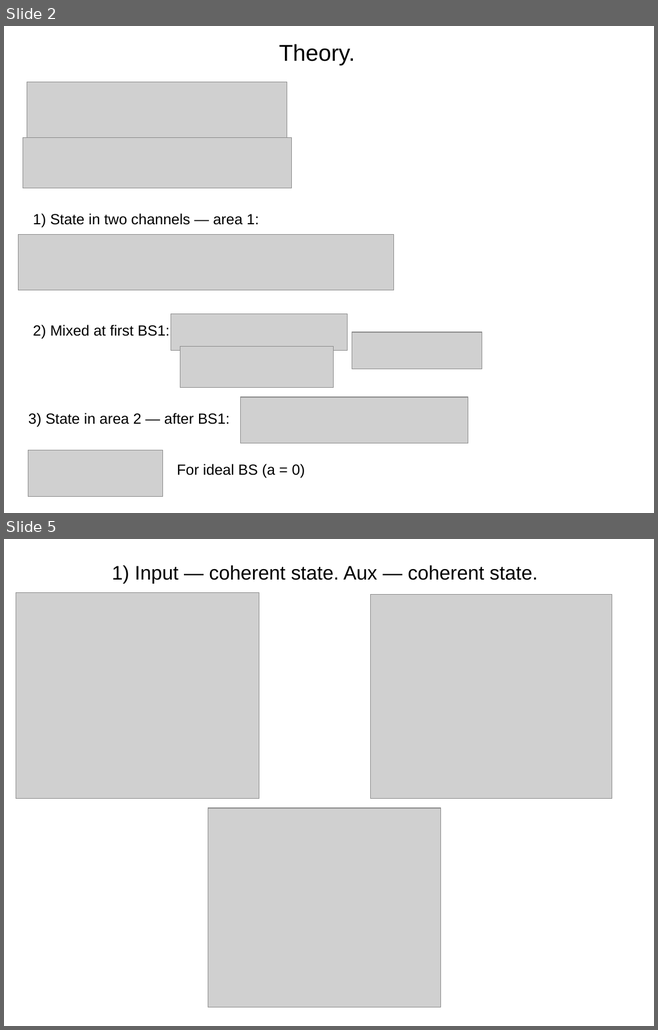
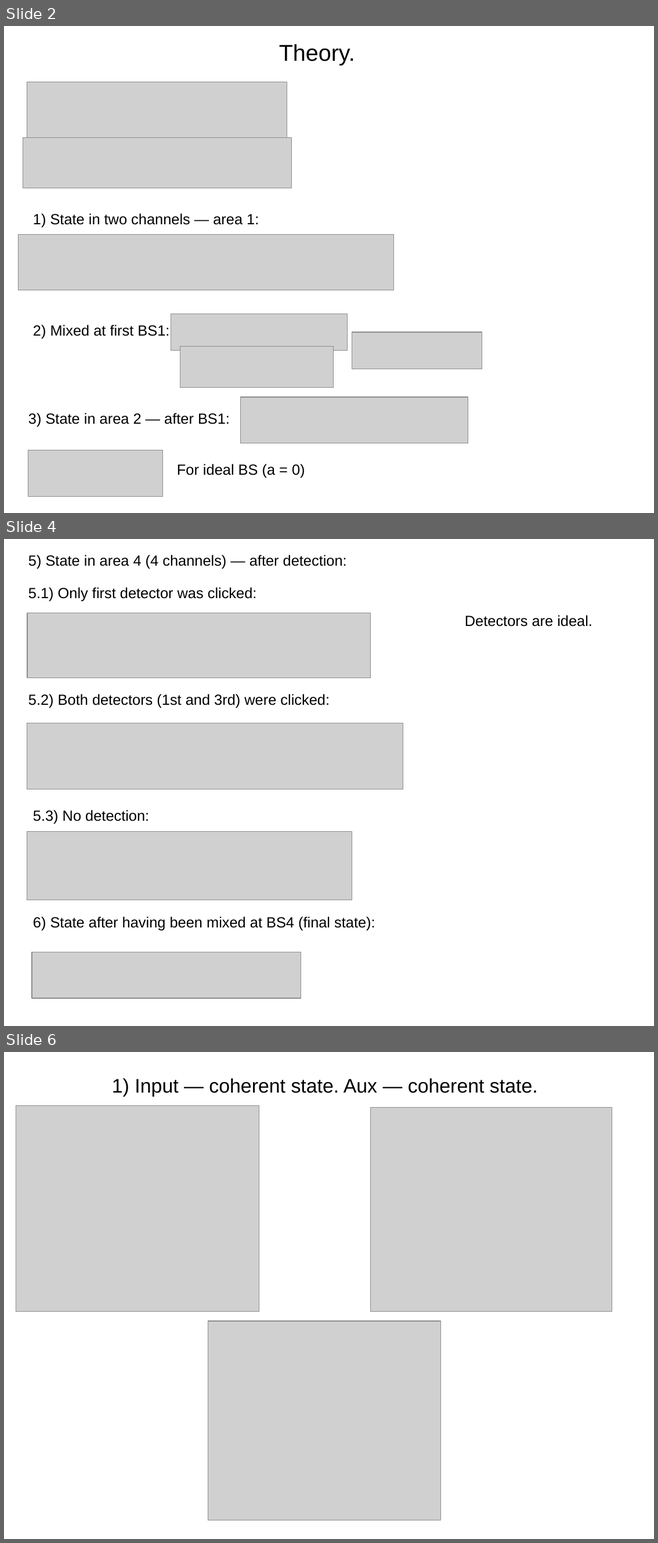
Before and after one commit to matthewR1993/qscheme, a slide deck: results/res2.odp. Shown one above the other, each under a label of ours: slides 2 and 5 before the commit, slides 2, 4 and 6 after it; the slides between them are not shown. The pictures are 658x1030 and 658x1543 pixels, drawn with LibreOffice and Linux fonts; fonts in the diff are those of the drawing; grey boxes stand for pictures. Boxes give left, top, right and bottom in pixels: in the first picture for what was removed or moved away, otherwise in the second. Text is boxed around its words. In the diff, an @@ line names an element or a change of style, - is before the commit and + after.

```diff
--- a/results/res2.odp
+++ b/results/res2.odp
@@ slide 4 added at [4,539,654,1026], background #FFFFFF @@
@@ text added at [28,555,347,569], 18 pt, text #000000 @@
+5) State in area 4 (4 channels) — after detection:
@@ text added at [28,587,257,601], 18 pt, text #000000 @@
+5.1) Only first detector was clicked:
@@ picture added at [27,613,371,679] @@
@@ text added at [465,615,592,627], 18 pt, text #000000 @@
+Detectors are ideal.
@@ text added at [28,694,329,708], 18 pt, text #000000 @@
+5.2) Both detectors (1st and 3rd) were clicked:
@@ picture added at [27,723,403,790] @@
@@ text added at [33,810,149,824], 18 pt, text #000000 @@
+5.3) No detection:
@@ picture added at [27,831,352,900] @@
@@ text added at [33,917,375,931], 18 pt, text #000000 @@
+6) State after having been mixed at BS4 (final state):
@@ picture added at [32,952,301,999] @@
@@ what was slide 5 is now slide 6 @@
```
Also in this commit, not shown: 2 slides changed, 5 other files.
